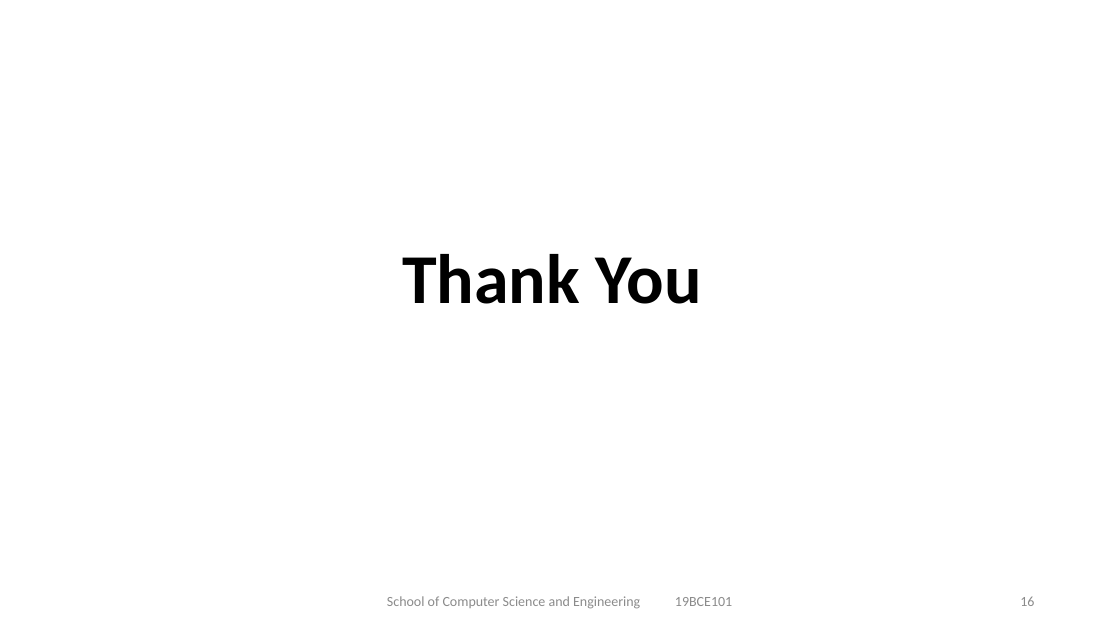
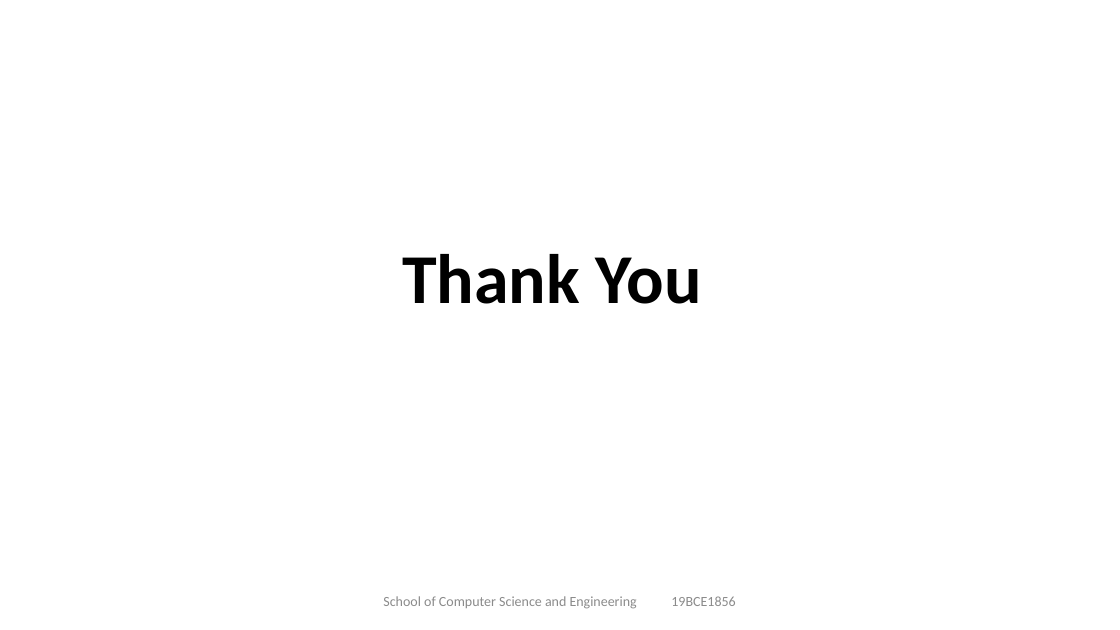
Before and after one commit to tusharmaurya267/E-commerce-Research-paper, a slide deck: slide 19 of CAPSTONE PROJECT REVIEW 1 PPT.pptx (slide 16 before the commit). Drawn at 1120x630 pixels with LibreOffice and Linux fonts; fonts in the diff are those of the drawing. Boxes give left, top, right and bottom in pixels: in the first picture for what was removed or moved away, otherwise in the second. Text is boxed around its words. In the diff, an @@ line names an element or a change of style, - is before the commit and + after.

```diff
--- a/CAPSTONE PROJECT REVIEW 1 PPT.pptx
+++ b/CAPSTONE PROJECT REVIEW 1 PPT.pptx
@@ text at (x1=383, y1=596, x2=735, y2=609): text changed @@
-School of Computer Science and Engineering 19BCE101
+School of Computer Science and Engineering 19BCE1856
@@ page number removed at (x1=1020, y1=597, x2=1034, y2=606) @@
-16
```
Also in this commit, not shown: 15 other slides changed, 3 slides added.
